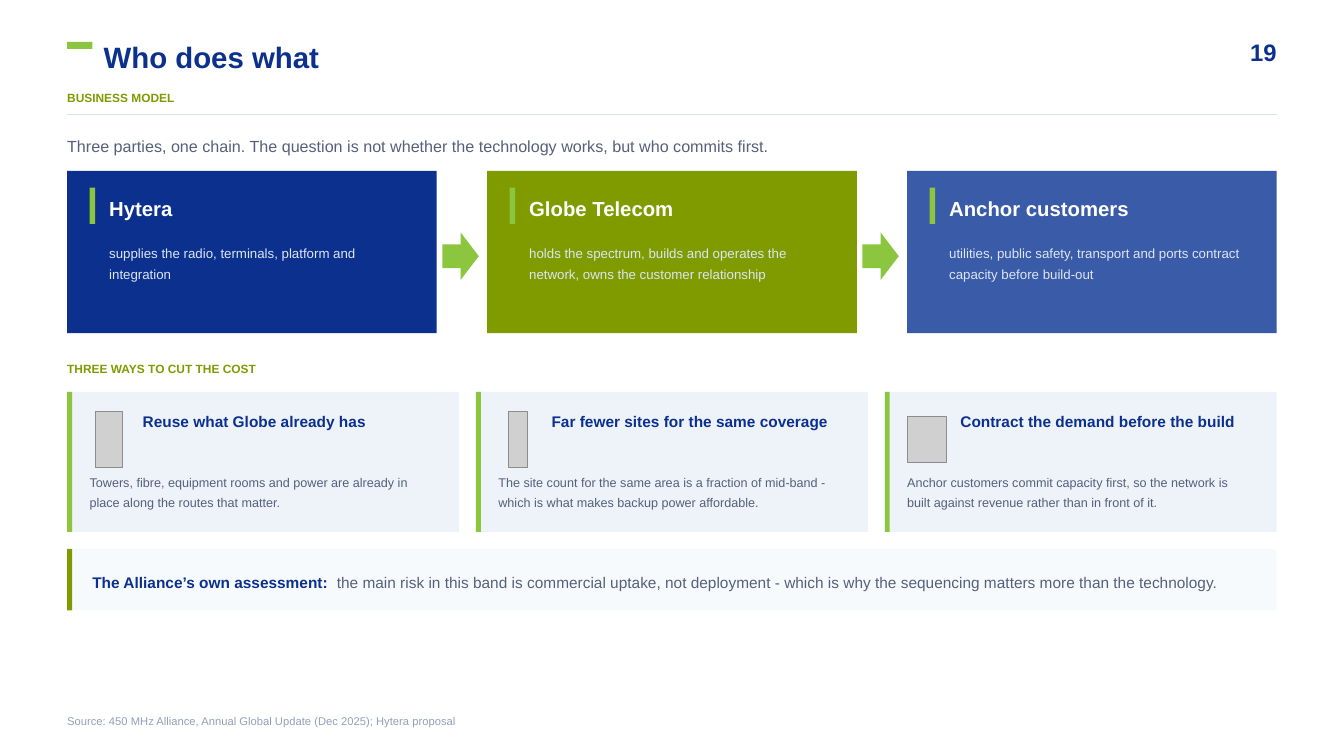
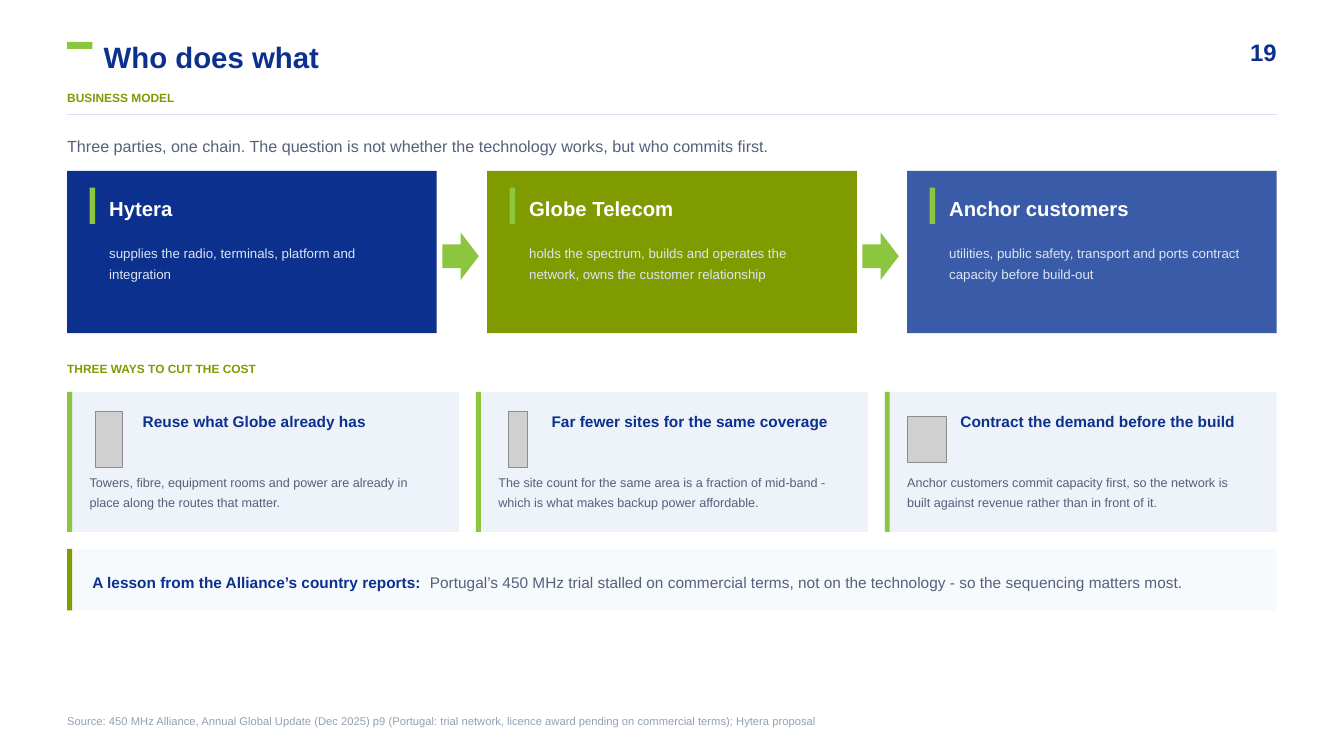
Before and after one commit to mearneste4-max/Philippines-450M, a slide deck: slide 19 of 01_交付物/菲律宾450M方案_v7.pptx. Drawn at 1344x756 pixels with LibreOffice and Linux fonts; fonts in the diff are those of the drawing; grey boxes stand for pictures. Boxes give left, top, right and bottom in pixels: in the first picture for what was removed or moved away, otherwise in the second. Text is boxed around its words. In the diff, an @@ line names an element or a change of style, - is before the commit and + after.

```diff
--- a/01_交付物/菲律宾450M方案_v7.pptx
+++ b/01_交付物/菲律宾450M方案_v7.pptx
@@ text at [92, 577, 1182, 592]: text changed @@
-The Alliance’s own assessment: the main risk in this band is commercial uptake, not deployment - which is why the sequencing matters more than the technology.
+A lesson from the Alliance’s country reports: Portugal’s 450 MHz trial stalled on commercial terms, not on the technology - so the sequencing matters most.
@@ text at [67, 717, 815, 727]: text changed @@
-Source: 450 MHz Alliance, Annual Global Update (Dec 2025); Hytera proposal
+Source: 450 MHz Alliance, Annual Global Update (Dec 2025) p9 (Portugal: trial network, licence award pending on commercial terms); Hytera proposal
```
Also in this commit, not shown: 14 other slides changed, 40 other files.
